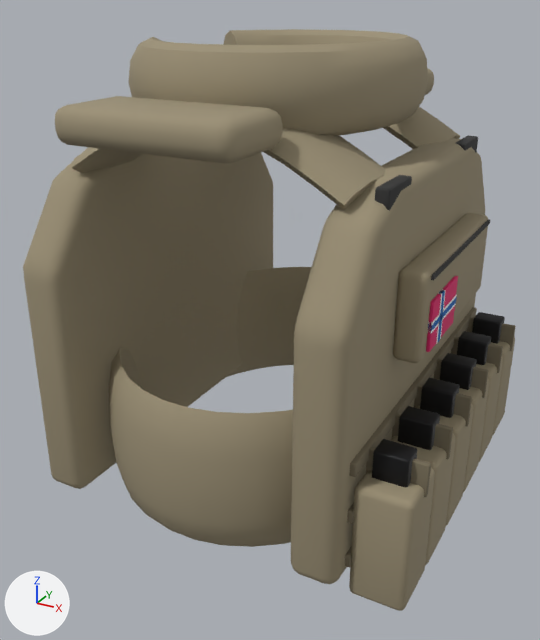
The FBX model SourceArt/Models/SM_PlateCarrier.fbx, before and after one commit.
Rendered twice from a camera (50 mm lens) standing at (0.339, -0.638, 0.302) and looking at (0.006, -0.034, -0.001). Arrows for +X, +Y and +Z are at lower left; the lights stay in place. The first picture is the older version. Where no turn or scale is listed for an object, it has been applied to the vertices. Vertices at exactly the same position are counted once.

The first picture shows 'SM_PlateCarrier'.
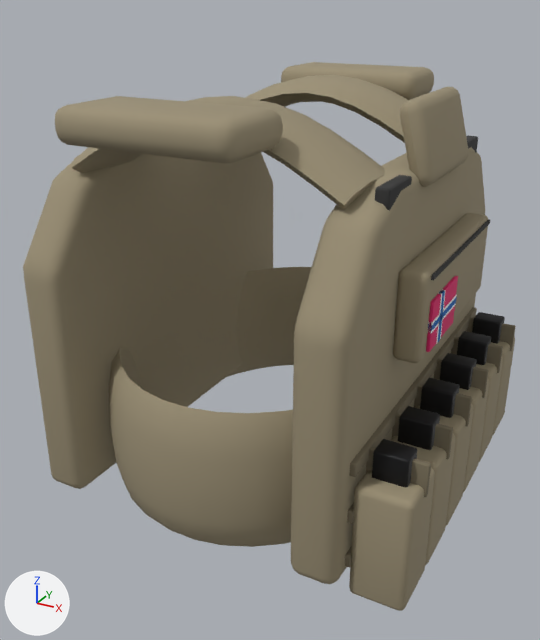
Where the change shows, as pixel boxes [x1, y1, x2, y2] in the pictures (540 x 640 px):
'SM_PlateCarrier', reshaped: before [23, 29, 516, 611]; after [23, 62, 516, 611]
part 1 of me_sm_platecarrier_001, added: after [400, 87, 469, 187]
part 2 of me_sm_platecarrier_001, deleted: before [129, 29, 428, 136]

The change in detail:
me_sm_platecarrier_001 is used by ob_sm_platecarrier; location (0.0, 0.0, 0.0).
me_sm_platecarrier_001 had 4216 vertices, 4222 faces and spanned x -0.169..0.213, y -0.22..0.22, z -0.165..0.265.
me_sm_platecarrier_001 now has 4044 vertices, 4062 faces and spans x -0.169..0.213, y -0.22..0.22, z -0.165..0.225.
me_sm_platecarrier_001 part 1: a new loose piece of 80 vertices spanning x 0.134..0.166, y -0.06..0.06, z 0.156..0.224, in mat_m_c_322717_0 (yellow #9b9076).
me_sm_platecarrier_001 part 2: the loose piece of 252 vertices spanning x -0.113..0.131, y -0.151..0.151, z 0.195..0.265 is deleted.
